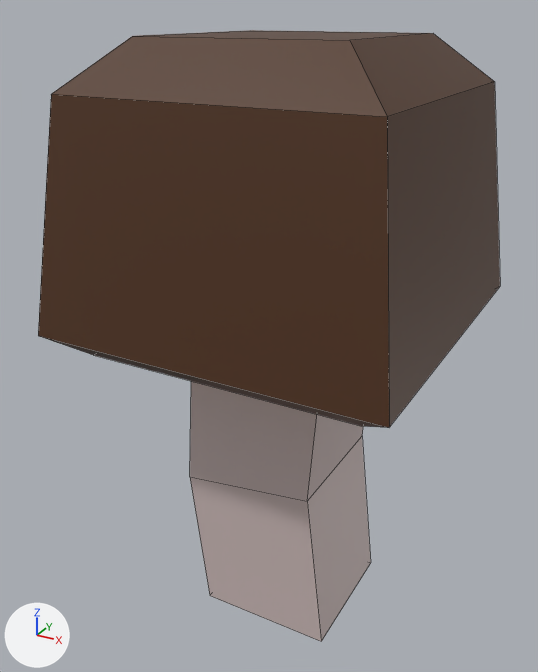
One commit to the Blender file source/Assets/Plants/mushroom.blend: the scene before it, then after it.
The view is the same before and after, from a camera (50 mm lens) standing at (4.54, -8.81, 5.41) and looking at (-0.27, -0.07, 1.04). Arrows for +X, +Y and +Z are at lower left; the lights stay in place. Mesh edges are drawn as thin lines.
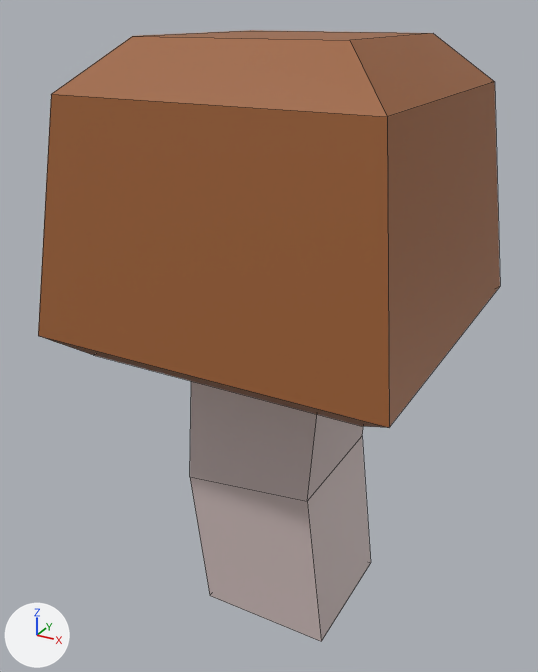
Where the change shows, as pixel boxes [x1, y1, x2, y2] in the pictures (538 x 672 px):
'Cube', recoloured: [38, 30, 500, 428] in both

The edits, one by one:
Material 'Material.002' (mat_material_002) changes colour from brown #52321b to brown #9d6034; in linear values from (0.0834, 0.0319, 0.011) to (0.338, 0.118, 0.0347).
